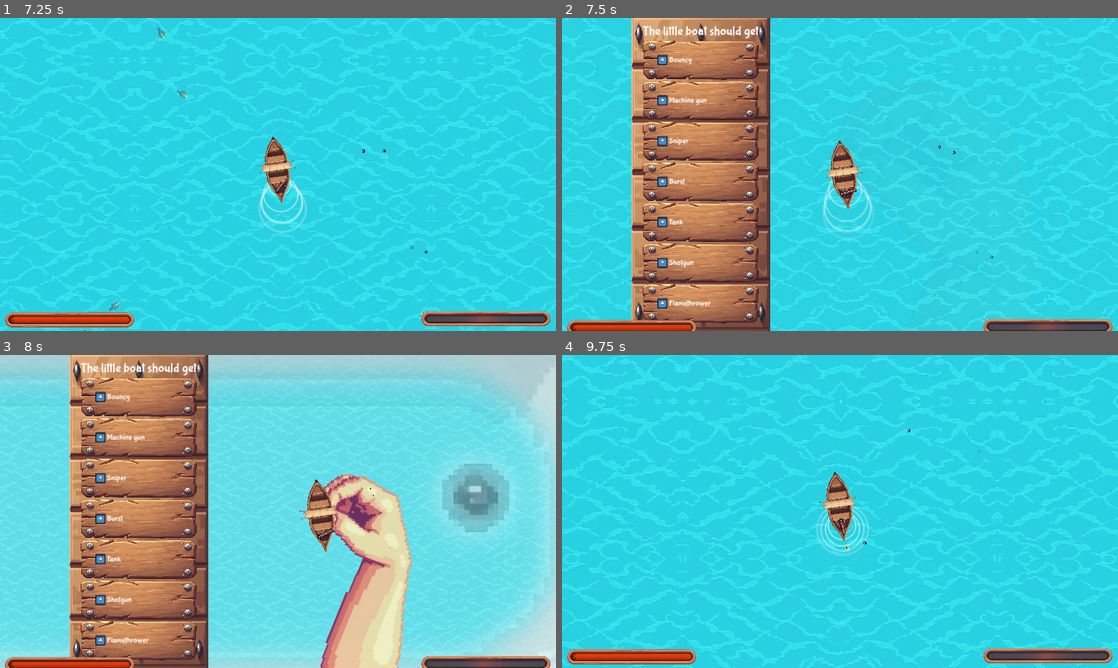
Above: before the commit, frames 1-4 (two rows, left to right).
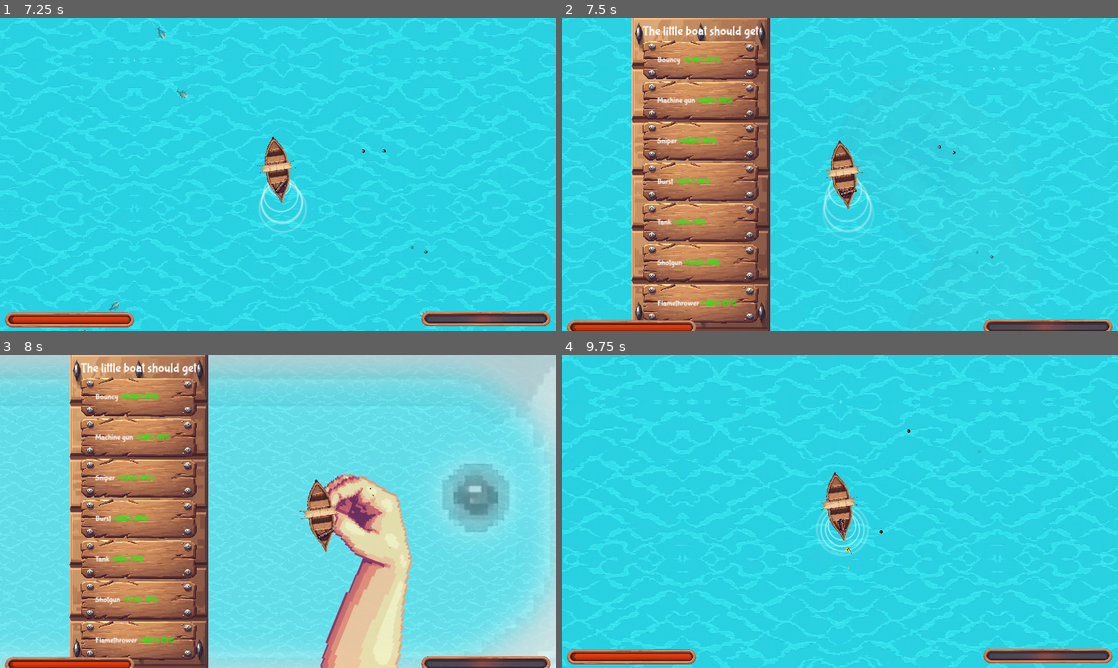
Above: after the commit, the same moments.

Repository: HephaistosForge/OceanDreamer
Game: Godot game, scene res://ui_scenes/main_menu/main_menu.tscn
Same seed, same stepped clock (60 frames per second), same inputs: the game is played once before the commit and once after it. The engine's default icon, where the game draws it, is replaced by a stand-in: a white triangle on a blue panel in a dark square. Sound files missing from this copy of the repository are replaced by a short silence.
Inputs (mouse positions are in pixels of both pictures, inside the frame that each line leads up to):
- Up to frame 1 (7.25 s): click "Play" at 0.5 s; move the mouse to (400, 158) at 1.27 s; hold D (turn_right) 1.28-2 s; hold Space (shoot) 1.28-2 s; click (400, 158) at 1.42 s; drag from (166, 190) to (383, 161) at 2.02 s; move the mouse to (333, 105) at 2.77 s; hold D (turn_right) 2.78-3.5 s; hold Space (shoot) 2.78-3.5 s; drag from (250, 237) to (405, 155) at 3.52 s; move the mouse to (444, 221) at 4.27 s; hold A (turn_left) 4.28-5 s; hold Space (shoot) 4.28-5 s; drag from (111, 127) to (383, 93) at 5.02 s; move the mouse to (305, 174) at 5.77 s; hold S (backward) 5.78-6.5 s; hold Space (shoot) 5.78-6.5 s; click (305, 174) at 5.92 s; drag from (194, 96) to (366, 80) at 6.52 s
- Up to frame 2 (7.5 s): move the mouse to (962, 158) at 7.27 s; hold U (cheat_upgrade) from 7.28 s (still down); hold Space (shoot) from 7.28 s (still down)
- Up to frame 3 (8 s): keep holding U (cheat_upgrade); keep holding Space (shoot)
- Up to frame 4 (9.75 s): release U (cheat_upgrade) at 8 s; release Space (shoot) at 8 s; drag from (701, 395) to (934, 495) at 8.02 s; move the mouse to (895, 442) at 8.77 s; hold S (backward) 8.78-9.5 s; hold Space (shoot) 8.78-9.5 s; drag from (812, 574) to (673, 464) at 9.52 s

Frame 1 is identical in both runs. In frame 2, 1.3% of the frame differs, in the area x 17-32%, y 11-93%; in frame 3, 1.3%; in frame 4, 1.0%.

Commit message:
add dps in upgrade screen, fix shot modulate

Diff:
--- a/entities/enemies/monster.gd
+++ b/entities/enemies/monster.gd
@@ -28,7 +28,7 @@
 	death.connect(despawn_with_animation)
 
 	get_tree().get_first_node_in_group("level_manager") \
-		.to_upgrade_screen.connect(func(_ignore): despawn_with_animation(null))
+		.to_upgrade_screen.connect(func(_stats, _upg): despawn_with_animation(null))
 
 func power_func(x):
 	return sin(x)**2 + 0.4
--- a/entities/enemies/waves/spawner.gd
+++ b/entities/enemies/waves/spawner.gd
@@ -16,7 +16,7 @@
 	timer.timeout.connect(_spawn_enemy)
 	var level_manager = get_tree().get_first_node_in_group("level_manager")
 	level_manager.to_next_level.connect(func(_a, _b): allow_spawning = true)
-	level_manager.to_upgrade_screen.connect(func(_a): allow_spawning = false)
+	level_manager.to_upgrade_screen.connect(func(_a, _b): allow_spawning = false)
 
 
 func _spawn_enemy():
--- a/entities/enemies/waves/wave_spawner.gd
+++ b/entities/enemies/waves/wave_spawner.gd
@@ -32,7 +32,7 @@
 			m.turn_speed *= 0.7
 			color = Color.CYAN
 		"damage":
-			m.melee_attack_damage *= 1.3
+			m.melee_attack_damage *= 1.1
 			color = Color.RED
 		"strong":
 			m.hp *= 2
@@ -41,7 +41,8 @@
 		"huge":
 			m.hp *= 1.3
 			m.scale *= Vector2.ONE * 1.3
-			m.melee_attack_damage *= 2
+			m.speed *= 0.8
+			m.melee_attack_damage *= 1.3
 			color = Color.DARK_GOLDENROD
 	m.blend_coloring(color)
 
@@ -50,7 +51,7 @@
 	$Timer.wait_time = wave.delay
 	$Timer.timeout.connect(_spawn_enemy)
 	var level_manager = get_tree().get_first_node_in_group("level_manager")
-	level_manager.to_upgrade_screen.connect(func(_a): queue_free())
+	level_manager.to_upgrade_screen.connect(func(_a, _b): queue_free())
 
 
 func mutate_monster(monster):
--- a/entities/weapons/cannonball.gd
+++ b/entities/weapons/cannonball.gd
@@ -36,6 +36,7 @@
 	velocity = _velocity
 	init_velocity = _velocity
 	scale = _scale
+	modulate = modulate.blend(stats.shot_modulate)
 	grace_period_active = _grace_period_active
 
 func clone(_velocity, _scale, stats):
@@ -44,7 +45,7 @@
 	cloned.fragmentate = false
 	cloned.pierced = 999999
 	cloned.bounced = bounced
-	get_tree().current_scene.add_child(cloned)
+	get_tree().current_scene.add_child.call_deferred(cloned)
 	return cloned
 
 func despawn():
@@ -84,19 +85,19 @@
 		if fragmentate:
 			for i in stats.shot_fragmentate_count:
 				var _cannonball_velocity = velocity * _random_direction()
-				# TODO: apply damage reduction via stats
 				var cloned = clone(_cannonball_velocity, scale*0.5, stats)
 				cloned.damage_multiplier *= 0.25
+			fragmentate = false
 
 		if pierced < stats.shot_pierce_count:
 			pierced += 1
 			_activate_grace_period()
+			return
 		elif bounced < stats.shot_bounce_count:
 			var _cannonball_velocity = init_velocity * _random_direction()
 			var cloned = clone(_cannonball_velocity, scale, stats)
 			cloned.bounced = bounced + 1
-		else:
-			queue_free()
+		queue_free()
 
 
 func change_color(color: Color) -> void:
--- a/stats/level_manager.gd
+++ b/stats/level_manager.gd
@@ -3,7 +3,7 @@
 enum GameState { PLAYING, UPGRADING, DEAD }
 
 signal to_next_level(level: int, upgrade: Stats)
-signal to_upgrade_screen(upgrades: Array[Stats])
+signal to_upgrade_screen(curr_stats: Stats, upgrades: Array[Stats])
 signal remaining_progress(count: int, total: int)
 signal game_over
 
@@ -56,7 +56,7 @@
 func transition_to_upgrade_screen(upgrade_count=3):
 	if game_state == GameState.PLAYING:
 		game_state = GameState.UPGRADING
-		to_upgrade_screen.emit(get_random_upgrades(upgrade_count))
+		to_upgrade_screen.emit(ship.stats, get_random_upgrades(upgrade_count))
 
 func transition_to_next_level(upgrade: Stats):
 	if game_state == GameState.UPGRADING:
--- a/stats/weapons/cannon/upgrades/bouncy.tres
+++ b/stats/weapons/cannon/upgrades/bouncy.tres
@@ -7,13 +7,13 @@
 script = ExtResource("2_u46eh")
 turn_speed = ""
 size = ""
-clip_delay = "x*0.9"
+clip_delay = "x*0.8"
 intra_clip_delay = ""
 burst_count = ""
 spray_count = ""
 modulate = Color(1, 1, 1, 0)
 shot_velocity = "x*1.5"
-shot_damage = "x*1.1"
+shot_damage = "x*1.2"
 shot_knockback = ""
 shot_size = ""
 shot_range = "x*1.5"
@@ -24,7 +24,7 @@
 shot_explosiveness = ""
 shot_wiggleness = ""
 shot_mutativeness = ""
-shot_modulate = Color(0.563461, 0, 0.0649652, 0.631373)
+shot_modulate = Color(1.3, 0, 0.104, 0.914)
 upgrades_directory = ""
 
 [resource]
--- a/stats/weapons/cannon/upgrades/burst.tres
+++ b/stats/weapons/cannon/upgrades/burst.tres
@@ -8,15 +8,15 @@
 turn_speed = ""
 size = ""
 clip_delay = "x*0.9"
-intra_clip_delay = ""
+intra_clip_delay = "x*0.9"
 burst_count = "x+1"
 spray_count = ""
 modulate = Color(1, 1, 1, 0)
-shot_velocity = ""
-shot_damage = "x*1.1"
+shot_velocity = "x*1.4"
+shot_damage = "x*1.2"
 shot_knockback = ""
 shot_size = ""
-shot_range = "x*0.9"
+shot_range = "x*0.8"
 shot_bounce_count = ""
 shot_pierce_count = ""
 shot_fragmentate_count = ""
--- a/stats/weapons/cannon/upgrades/fragmentate.tres
+++ b/stats/weapons/cannon/upgrades/fragmentate.tres
@@ -24,7 +24,7 @@
 shot_explosiveness = ""
 shot_wiggleness = ""
 shot_mutativeness = ""
-shot_modulate = Color(0.39652, 0.770036, 0, 0.568627)
+shot_modulate = Color(0, 1.3, 0.162, 0.847)
 upgrades_directory = ""
 
 [resource]
--- a/stats/weapons/cannon/upgrades/machinegun.tres
+++ b/stats/weapons/cannon/upgrades/machinegun.tres
@@ -13,7 +13,7 @@
 spray_count = ""
 modulate = Color(1, 1, 1, 0)
 shot_velocity = ""
-shot_damage = "x*0.8"
+shot_damage = "x*0.9"
 shot_knockback = ""
 shot_size = "x*0.9"
 shot_range = ""
--- a/stats/weapons/cannon/upgrades/piercing.tres
+++ b/stats/weapons/cannon/upgrades/piercing.tres
@@ -12,7 +12,7 @@
 burst_count = ""
 spray_count = ""
 modulate = Color(1, 1, 1, 0)
-shot_velocity = ""
+shot_velocity = "x*1.2"
 shot_damage = "x*1.2"
 shot_knockback = ""
 shot_size = ""
--- a/stats/weapons/cannon/upgrades/sniper.tres
+++ b/stats/weapons/cannon/upgrades/sniper.tres
@@ -12,7 +12,7 @@
 burst_count = ""
 spray_count = ""
 modulate = Color(1, 1, 1, 0)
-shot_velocity = "x*2"
+shot_velocity = "x*3"
 shot_damage = "x*3"
 shot_knockback = ""
 shot_size = "x*0.8"
--- a/ui_scenes/ingame_ui/overlay.gd
+++ b/ui_scenes/ingame_ui/overlay.gd
@@ -38,7 +38,7 @@
 	#label.text = str(count) + "/" + str(total)
 
 
-func _on_level_manager_to_upgrade_screen(upgrades) -> void:
+func _on_level_manager_to_upgrade_screen(curr_stats, upgrades) -> void:
 	var dialog = UPGRADE_DIALOG_SCENE.instantiate()
-	dialog.show_and_pick_upgrades(upgrades)
+	dialog.show_and_pick_upgrades(curr_stats, upgrades)
 	$CenterContainer/Expander/HBoxContainer/LeftHalf.add_child(dialog)
--- a/ui_scenes/ingame_ui/upgrade_dialog.gd
+++ b/ui_scenes/ingame_ui/upgrade_dialog.gd
@@ -8,8 +8,8 @@
 func _on_next_level(level, upgrade):
 	queue_free()
 
-func show_and_pick_upgrades(upgrades):
+func show_and_pick_upgrades(curr_stats, upgrades):
 	for upgrade in upgrades:
 		var item = UPGRADE_ITEM.instantiate()
 		$Panel/MarginContainer/UpgradesList.add_child(item)
-		item.set_upgrade.call_deferred(upgrade)
+		item.set_upgrade.call_deferred(curr_stats, upgrade)
--- a/ui_scenes/ingame_ui/upgrade_item.gd
+++ b/ui_scenes/ingame_ui/upgrade_item.gd
@@ -2,16 +2,23 @@
 
 @onready var icon: TextureRect = $MarginContainer/HBoxContainer/TextureRect
 @onready var label: Label = $MarginContainer/HBoxContainer/Label
+@onready var dps_label: Label = $MarginContainer/HBoxContainer/DPS
 
 var upgrade
 
 func _ready() -> void:
 	pass
 
-func set_upgrade(new_upgrade: Stats):
+func set_upgrade(curr_stats: Stats, new_upgrade: Stats):
 	upgrade = new_upgrade
 	# icon.texture = upgrade.icon()
 	label.text = upgrade.name
+	var curr_dps = curr_stats.weapon.dps()
+	var new_dps = curr_stats.merged(new_upgrade).weapon.dps()
+	var increase = new_dps / curr_dps * 100 - 100
+	var sign = "+" if increase > 0 else ""
+	dps_label.text = sign + str(int(increase)) + "% DPS"
+	dps_label.modulate = Color.GREEN if increase > 0 else Color.RED
 
 func _on_mouse_click(event: InputEvent) -> void:
 	if event is InputEventMouseButton and event.pressed:
--- a/ui_scenes/ingame_ui/upgrade_item.tscn
+++ b/ui_scenes/ingame_ui/upgrade_item.tscn
@@ -27,6 +27,7 @@
 layout_mode = 2
 
 [node name="TextureRect" type="TextureRect" parent="MarginContainer/HBoxContainer"]
+visible = false
 layout_mode = 2
 texture = ExtResource("1_nm67r")
 expand_mode = 2
@@ -36,5 +37,10 @@
 text = "20% more damage"
 label_settings = SubResource("LabelSettings_qxfkr")
 
+[node name="DPS" type="Label" parent="MarginContainer/HBoxContainer"]
+layout_mode = 2
+text = "20% more damage"
+label_settings = SubResource("LabelSettings_qxfkr")
+
 [connection signal="gui_input" from="." to="." method="_on_mouse_click"]
 [connection signal="mouse_entered" from="." to="." method="_on_mouse_entered"]
--- a/world/reality_manager.gd
+++ b/world/reality_manager.gd
@@ -10,7 +10,7 @@
 	transition(false)
 
 
-func _on_level_manager_to_upgrade_screen(upgrades) -> void:
+func _on_level_manager_to_upgrade_screen(stats, upgrades) -> void:
 	transition(true)
 
 
